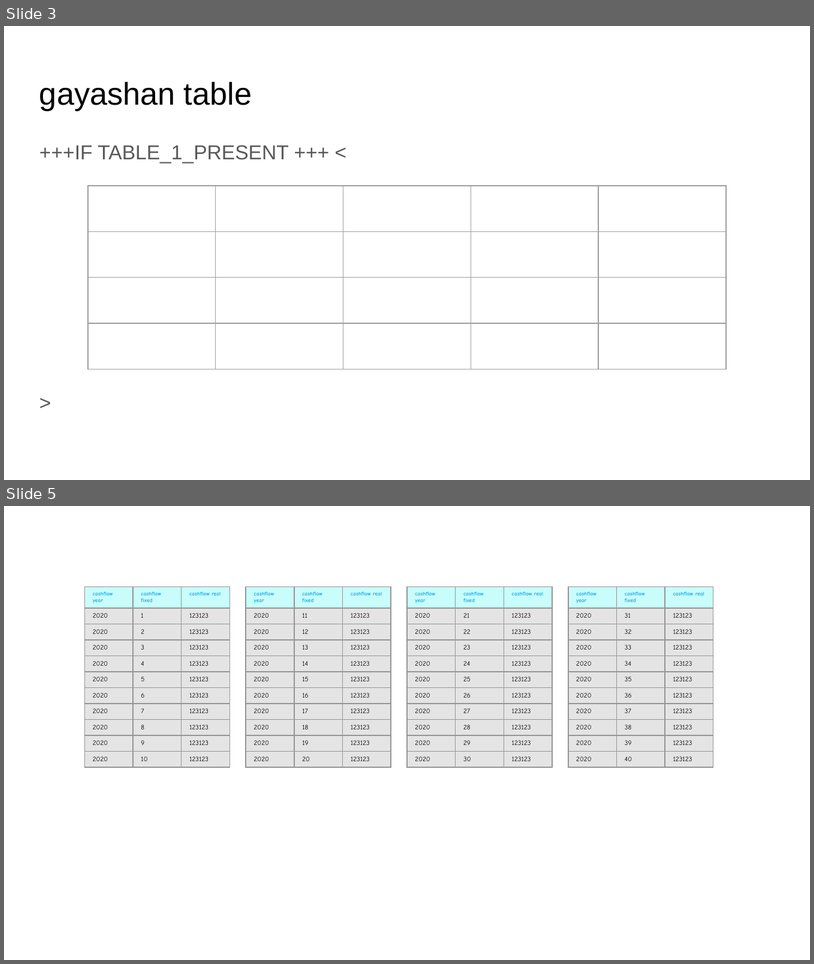
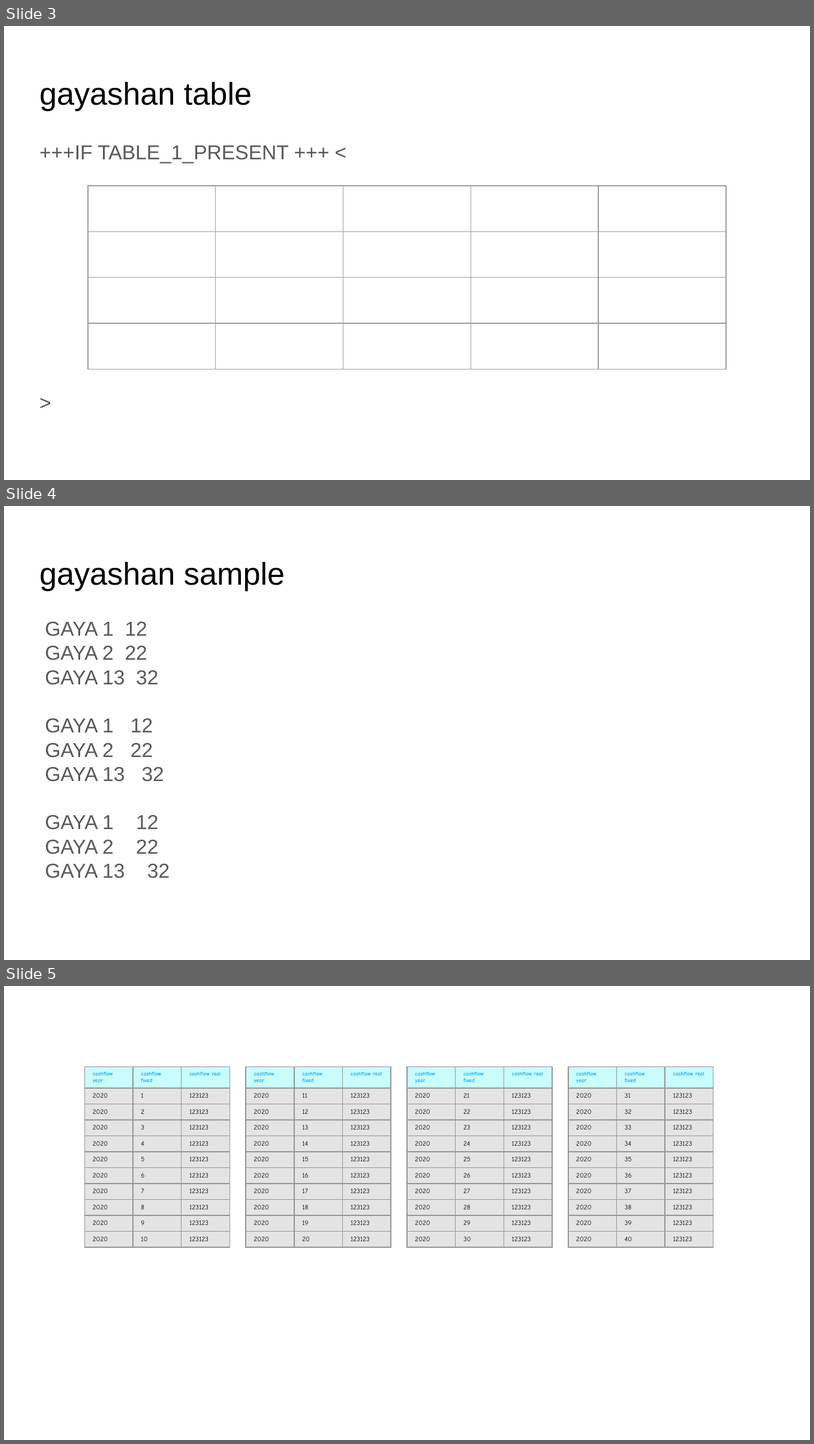
Before and after one commit to GayashanSameera/PythonPPTXGen, a slide deck: output.pptx. Shown one above the other, each under a label of ours: slides 3 and 5 before the commit, slides 3, 4 and 5 after it; the slides between them are not shown. The pictures are 814x964 and 814x1444 pixels, drawn with LibreOffice and Linux fonts; fonts in the diff are those of the drawing. Boxes give left, top, right and bottom in pixels: in the first picture for what was removed or moved away, otherwise in the second. Text is boxed around its words. In the diff, an @@ line names an element or a change of style, - is before the commit and + after.

```diff
--- a/output.pptx
+++ b/output.pptx
@@ slide 4 added at (4,506,810,960), background #FFFFFF @@
@@ text added at (39,562,285,591), 28 pt, text #000000 @@
+gayashan sample
@@ text added at (45,621,170,878), 18 pt, text #595959 @@
+GAYA 1 12
+GAYA 2 22
+GAYA 13 32
+GAYA 1 12
+GAYA 2 22
+GAYA 13 32
+GAYA 1 12
+GAYA 2 22
+GAYA 13 32
```
Also in this commit, not shown: 1 slide changed, 1 slide removed, 7 other files.
